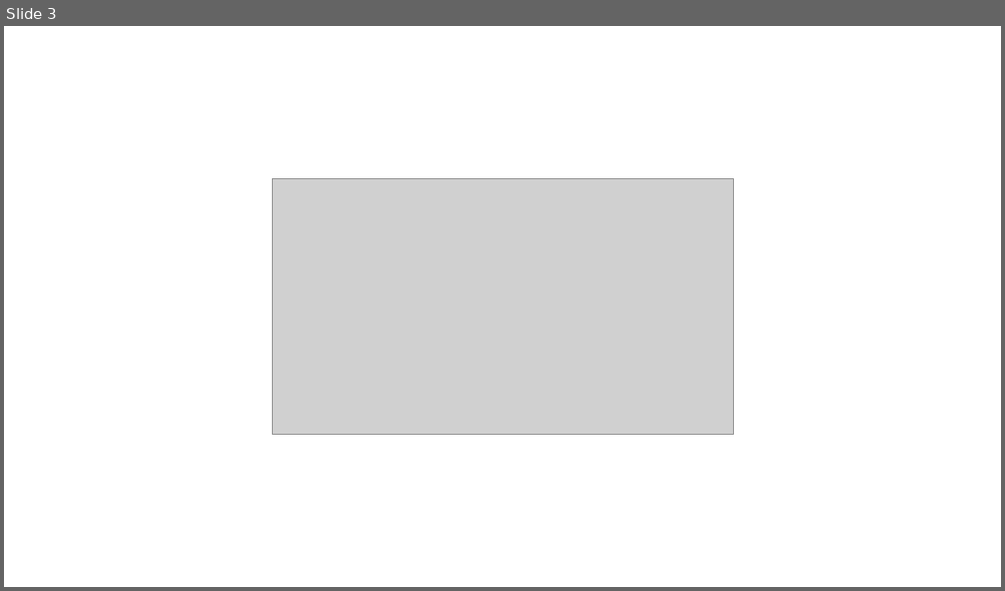
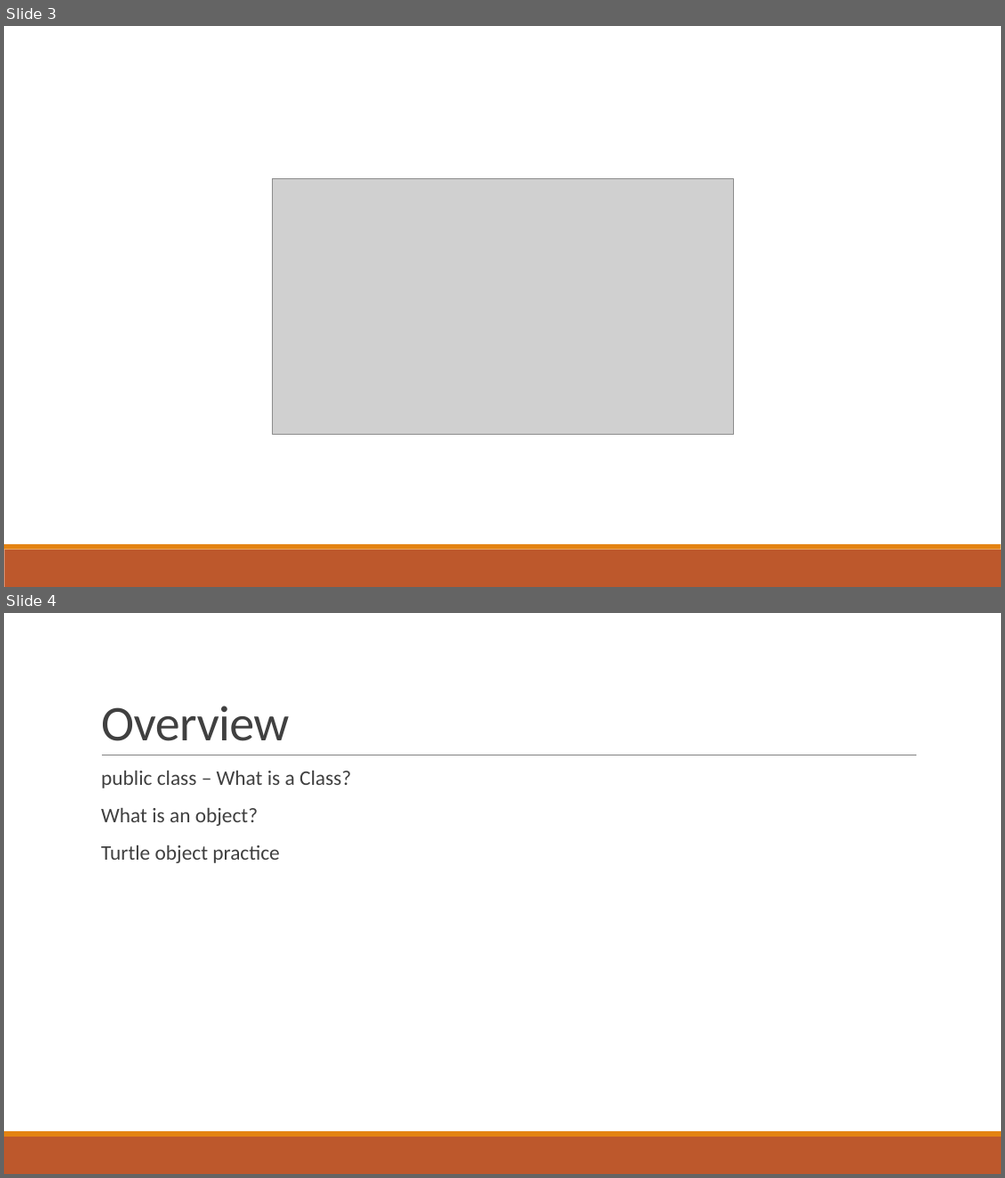
Before and after one commit to thewangclass/apcsa-curriculum, a slide deck: 02-Using-Objects/PowerPoints/01-Instances-of-Classes.pptx. Shown one above the other, each under a label of ours: slide 3 before the commit, slides 3 and 4 after it. The pictures are 1005x591 and 1005x1178 pixels, drawn with LibreOffice and Linux fonts; fonts in the diff are those of the drawing; grey boxes stand for pictures. Boxes give left, top, right and bottom in pixels: in the first picture for what was removed or moved away, otherwise in the second. Text is boxed around its words. In the diff, an @@ line names an element or a change of style, - is before the commit and + after.

```diff
--- a/02-Using-Objects/PowerPoints/01-Instances-of-Classes.pptx
+++ b/02-Using-Objects/PowerPoints/01-Instances-of-Classes.pptx
@@ slide 4 added at (x1=4, y1=613, x2=1001, y2=1174), background #FFFFFF; not listed: 2 template elements that a slide beside it also shows @@
@@ title added at (x1=101, y1=706, x2=289, y2=741), 48 pt, text #404040 @@
+Overview
@@ text added at (x1=101, y1=771, x2=351, y2=863), 20 pt, text #404040 @@
+  public class – What is a Class?
+  What is an object?
+  Turtle object practice
@@ line added from (102, 755) to (917, 755), #808080 0.5 pt @@
@@ slide 3 changed as well @@
@@ rectangle added at (x1=4, y1=549, x2=1001, y2=587), fill #BD582C @@
@@ rectangle added at (x1=4, y1=544, x2=1001, y2=549), fill #E48312 @@
```
Also in this commit, not shown: 3 other slides changed, 1 other slide added, 2 slides removed, 1 other file.
